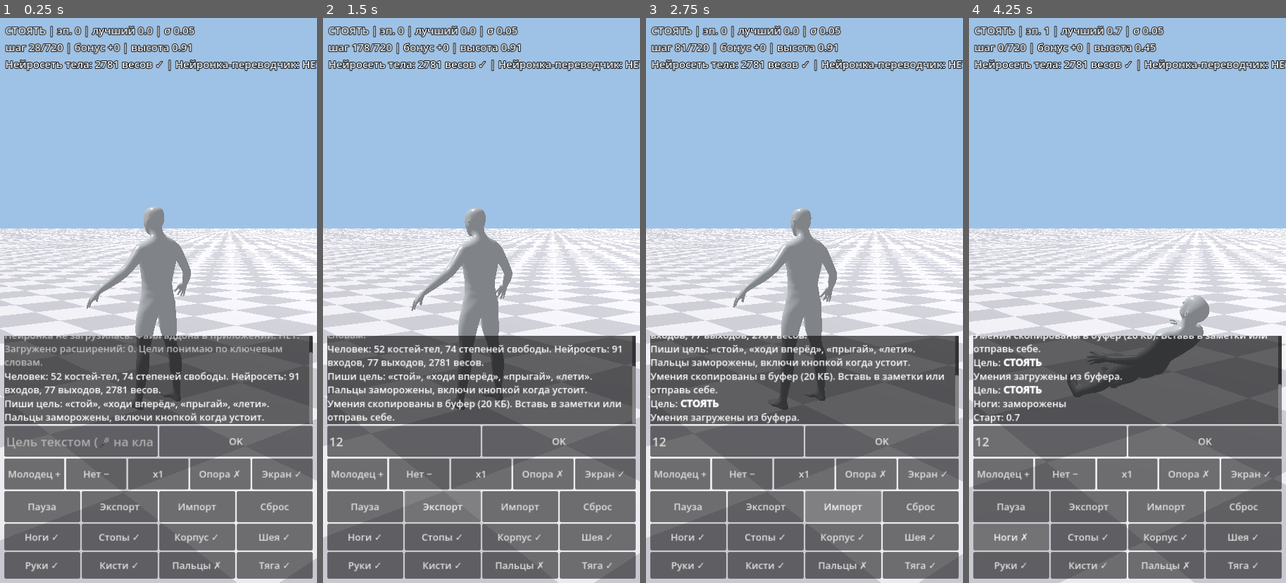
Above: before the commit, frames 1-4 (left to right).
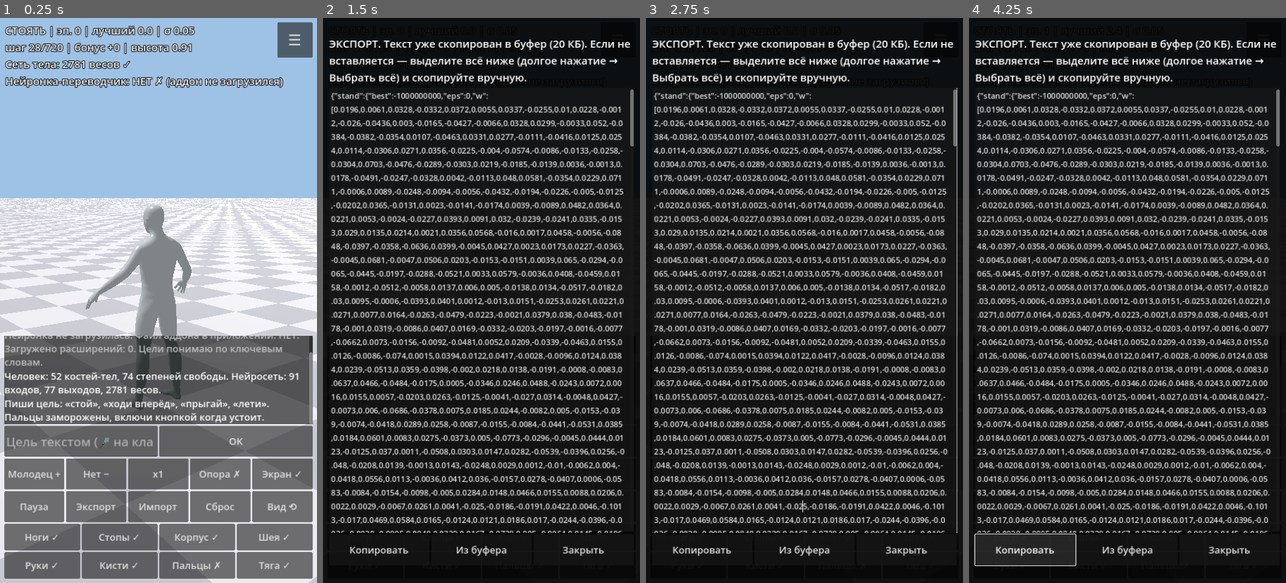
Above: after the commit, the same moments.

Repository: dmitriy2403iskan-star/Testung
Game: Godot game, scene res://sim.tscn
Two runs of this game, one before a commit and one after it. Both use one fixed random seed, a clock stepped at 60 frames per second and the inputs below.
Inputs (mouse positions are in pixels of both pictures, inside the frame that each line leads up to):
- Up to frame 1 (0.25 s): no input
- Up to frame 2 (1.5 s): click (405, 441) at 0.52 s; type "12" at 0.6 s; click "Экспорт" at 1.25 s
- Up to frame 3 (2.75 s): click "Импорт" at 2 s
- Up to frame 4 (4.25 s): click (1251, 503) at 2.75 s, where only the run after the commit has a clickable "Вид ⟲"; click (1026, 549) at 3.5 s, where only the run after the commit has a clickable "Копировать"

The runs differ from the first frame. In frame 1, 17% of the frame differs, in the area x 0-100%, y 0-100%; in frame 2, 97%; in frame 3, 97%; in frame 4, 97%.

Commit message:
Импорт/экспорт умений через окно с текстом; свободная камера
- Импорт: окно с текстом (вставка из буфера или вручную), терпит «умные» кавычки и мусор,
  понятные ошибки (обрезан текст, другая версия тела), слияние умений,
  автопереход на цель из импорта (раньше молча грузил только текущую цель)
- Экспорт: окно с текстом + копирование в буфер, можно скопировать вручную
- Камера: вращение пальцем вокруг человека, щипок = приближение, кнопка «Вид ⟲»,
  кнопка ☰ скрывает меню, на ПК - мышь и колесо
- HUD: статусы сети и нейронки на двух строках

Co-Authored-By: Claude Sonnet 5.5 <noreply@anthropic.com>
Claude-Session: https://claude.ai/code/session_01Aur1z4pZbLjkyUEA4YEwcp

Diff:
--- a/sim.gd
+++ b/sim.gd
@@ -18,7 +18,16 @@
 var sk: Skeleton3D
 var human: Node3D
 var cam: Camera3D
-var cam_off := Vector3(2.4, 1.5, -3.2)
+var cam_yaw := 143.0     # вращение вокруг человека (градусы)
+var cam_pitch := 12.0
+var cam_dist := 4.0
+var touches := {}
+var pinch_prev := 0.0
+var menu_box: VBoxContainer
+var panel_layer: CanvasLayer
+var panel_text: TextEdit
+var panel_title: Label
+var panel_apply_btn: Button
 var cam_sm := Vector3.ZERO
 var last_ms := 0
 var gain_sat := 0.15     # ошибка угла (рад), при которой момент достигает максимума
@@ -99,6 +108,7 @@
     n_out = n_dof + 3
     n_w = n_in * N_HID + N_HID + N_HID * n_out + n_out
     _build_ui()
+    _build_extra_ui()
     _load()
     _set_goal("stand")
     brain = get_node("/root/Brain")
@@ -123,8 +133,7 @@
     cam.far = 500.0
     cam.fov = 60.0
     add_child(cam)
-    cam.position = cam_off
-    cam.look_at(Vector3(0, 0.9, 0))
+    _cam_update()
     var sun := DirectionalLight3D.new()
     sun.rotation_degrees = Vector3(-55, 25, 0)
     add_child(sun)
@@ -660,9 +669,7 @@
     for v in w:
         arr.append(snappedf(v, 0.0001))
     skills[goal] = {"w": arr, "eps": eps, "best": best}
-    var f := FileAccess.open(SAVE, FileAccess.WRITE)
-    if f:
-        f.store_string(JSON.stringify(skills))
+    _save_file()
 
 func _load() -> void:
     if FileAccess.file_exists(SAVE):
@@ -670,21 +677,87 @@
         if j is Dictionary:
             skills = j
 
+func _save_file() -> void:
+    var f := FileAccess.open(SAVE, FileAccess.WRITE)
+    if f:
+        f.store_string(JSON.stringify(skills))
+
+# разбор текста с умениями: терпим мусор вокруг, «умные» кавычки, обрезанный текст
+func _parse_skills(raw: String) -> Dictionary:
+    var t := raw.strip_edges()
+    for q in ["\u201c", "\u201d", "\u201e", "\u201f", "\u00ab", "\u00bb"]:
+        t = t.replace(q, "\"")
+    var a := t.find("{")
+    var b := t.rfind("}")
+    if a < 0 or b <= a:
+        return {"ok": false, "msg": "В тексте нет данных (не вижу { … }). Скопируйте весь текст экспорта целиком."}
+    t = t.substr(a, b - a + 1)
+    var js := JSON.new()
+    if js.parse(t) != OK:
+        return {"ok": false, "msg": "Текст повреждён (строка %d: %s). Вероятно, скопирован не целиком." % [js.get_error_line(), js.get_error_message()]}
+    if not (js.data is Dictionary):
+        return {"ok": false, "msg": "Это не экспорт умений."}
+    var good := {}
+    var info: Array = []
+    for g in js.data:
+        var v = js.data[g]
+        if not GOALS.has(str(g)) or not (v is Dictionary) or not v.has("w"):
+            info.append("«%s» пропущено" % str(g))
+            continue
+        var n: int = (v["w"] as Array).size()
+        if n != n_w:
+            info.append("%s: %d весов, а нужно %d (другая версия тела)" % [GOALS[g], n, n_w])
+        else:
+            good[str(g)] = v
+            info.append("%s ✓ (%d эп.)" % [GOALS[g], int(v.get("eps", 0))])
+    return {"ok": not good.is_empty(), "msg": ", ".join(info), "skills": good}
+
+func _open_panel(mode: String) -> void:
+    _store()
+    if mode == "export":
+        var s := JSON.stringify(skills)
+        DisplayServer.clipboard_set(s)
+        panel_text.text = s
+        panel_title.text = "ЭКСПОРТ. Текст уже скопирован в буфер (%d КБ). Если не вставляется — выделите всё ниже (долгое нажатие → Выбрать всё) и скопируйте вручную." % (s.length() / 1024)
+        panel_apply_btn.visible = false
+    else:
+        panel_text.text = DisplayServer.clipboard_get()
+        panel_title.text = "ИМПОРТ. Вставьте текст умений (долгое нажатие → Вставить) и нажмите «Загрузить»."
+        panel_apply_btn.visible = true
+    panel_layer.visible = true
+
+func _panel_close() -> void:
+    panel_layer.visible = false
+
+func _panel_copy() -> void:
+    DisplayServer.clipboard_set(panel_text.text)
+    _log("Текст скопирован в буфер.")
+
+func _panel_paste() -> void:
+    panel_text.text = DisplayServer.clipboard_get()
+
+func _panel_apply() -> void:
+    var r := _parse_skills(panel_text.text)
+    if not r["ok"]:
+        panel_title.text = "НЕ ЗАГРУЖЕНО: " + str(r["msg"])
+        _log("[color=tomato]Импорт: %s[/color]" % r["msg"])
+        return
+    _store()
+    var got: Dictionary = r["skills"]
+    for g in got:
+        skills[g] = got[g]
+    _save_file()
+    w = PackedFloat32Array()
+    var target := goal if got.has(goal) else str(got.keys()[0])
+    _log("[color=lime]Импорт: %s[/color]" % r["msg"])
+    _set_goal(target)
+    panel_layer.visible = false
+
 func _export() -> void:
-    _store()
-    var s := JSON.stringify(skills)
-    DisplayServer.clipboard_set(s)
-    _log("Умения скопированы в буфер (%d КБ). Вставь в заметки или отправь себе." % (s.length() / 1024))
+    _open_panel("export")
 
 func _import() -> void:
-    var j = JSON.parse_string(DisplayServer.clipboard_get())
-    if j is Dictionary and not j.is_empty():
-        w = PackedFloat32Array()
-        skills = j
-        _set_goal(goal)
-        _log("Умения загружены из буфера.")
-    else:
-        _log("В буфере нет умений.")
+    _open_panel("import")
 
 func _reset_skill() -> void:
     skills.erase(goal)
@@ -721,6 +794,7 @@
     box.offset_top = -560
     box.offset_bottom = -10
     cl.add_child(box)
+    menu_box = box
     log_box = RichTextLabel.new()
     log_box.bbcode_enabled = true
     log_box.scroll_following = true
@@ -757,6 +831,7 @@
     r3.add_child(_btn("Экспорт", _export))
     r3.add_child(_btn("Импорт", _import))
     r3.add_child(_btn("Сброс", _reset_skill))
+    r3.add_child(_btn("Вид ⟲", _cam_reset))
     var rg: HBoxContainer
     var gi := 0
     for g in groups:
@@ -768,6 +843,56 @@
         rg.add_child(gb)
         gi += 1
 
+func _build_extra_ui() -> void:
+    var cl2 := CanvasLayer.new()
+    cl2.layer = 5
+    cl2.process_mode = Node.PROCESS_MODE_ALWAYS
+    add_child(cl2)
+    var mb := Button.new()
+    mb.text = "☰"
+    mb.add_theme_font_size_override("font_size", 34)
+    mb.anchor_left = 1.0
+    mb.anchor_right = 1.0
+    mb.offset_left = -90
+    mb.offset_right = -10
+    mb.offset_top = 10
+    mb.offset_bottom = 90
+    mb.pressed.connect(func(): menu_box.visible = not menu_box.visible)
+    cl2.add_child(mb)
+    # окно экспорта / импорта
+    panel_layer = CanvasLayer.new()
+    panel_layer.layer = 10
+    panel_layer.process_mode = Node.PROCESS_MODE_ALWAYS
+    panel_layer.visible = false
+    add_child(panel_layer)
+    var bg := ColorRect.new()
+    bg.color = Color(0, 0, 0, 0.92)
+    bg.set_anchors_preset(Control.PRESET_FULL_RECT)
+    panel_layer.add_child(bg)
+    var v := VBoxContainer.new()
+    v.set_anchors_preset(Control.PRESET_FULL_RECT)
+    v.offset_left = 14
+    v.offset_right = -14
+    v.offset_top = 40
+    v.offset_bottom = -40
+    panel_layer.add_child(v)
+    panel_title = Label.new()
+    panel_title.autowrap_mode = TextServer.AUTOWRAP_WORD_SMART
+    panel_title.add_theme_font_size_override("font_size", 24)
+    v.add_child(panel_title)
+    panel_text = TextEdit.new()
+    panel_text.size_flags_vertical = Control.SIZE_EXPAND_FILL
+    panel_text.wrap_mode = TextEdit.LINE_WRAPPING_BOUNDARY
+    panel_text.add_theme_font_size_override("font_size", 18)
+    v.add_child(panel_text)
+    var hb := HBoxContainer.new()
+    v.add_child(hb)
+    hb.add_child(_btn("Копировать", _panel_copy))
+    hb.add_child(_btn("Из буфера", _panel_paste))
+    panel_apply_btn = _btn("Загрузить", _panel_apply)
+    hb.add_child(panel_apply_btn)
+    hb.add_child(_btn("Закрыть", _panel_close))
+
 func _gtext(g: String) -> String:
     return ("%s ✓" if groups[g] else "%s ✗") % GROUP_NAMES[g]
 
@@ -810,6 +935,55 @@
 
 func _pause() -> void:
     get_tree().paused = not get_tree().paused
+
+# ---------- камера: вращение пальцем / мышью, щипок или колесо - приближение ----------
+func _cam_update() -> void:
+    var yaw := deg_to_rad(cam_yaw)
+    var pit := deg_to_rad(cam_pitch)
+    var tgt := cam_sm + Vector3(0, 0.9, 0)
+    cam.position = tgt + Vector3(sin(yaw) * cos(pit), sin(pit), cos(yaw) * cos(pit)) * cam_dist
+    cam.look_at(tgt)
+
+func _cam_reset() -> void:
+    cam_yaw = 143.0
+    cam_pitch = 12.0
+    cam_dist = 4.0
+
+func _cam_free_area(p: Vector2) -> bool:
+    if panel_layer.visible:
+        return false
+    return (not menu_box.visible) or p.y < get_viewport().get_visible_rect().size.y - 560.0
+
+func _unhandled_input(e: InputEvent) -> void:
+    if e is InputEventScreenTouch:
+        if e.pressed:
+            if _cam_free_area(e.position):
+                touches[e.index] = e.position
+        else:
+            touches.erase(e.index)
+            pinch_prev = 0.0
+    elif e is InputEventScreenDrag:
+        if not touches.has(e.index):
+            return
+        touches[e.index] = e.position
+        if touches.size() >= 2:
+            var ks := touches.keys()
+            var d: float = (touches[ks[0]] - touches[ks[1]]).length()
+            if pinch_prev > 0.0:
+                cam_dist = clampf(cam_dist * pinch_prev / maxf(d, 1.0), 1.2, 15.0)
+            pinch_prev = d
+        else:
+            cam_yaw -= e.relative.x * 0.35
+            cam_pitch = clampf(cam_pitch + e.relative.y * 0.25, 2.0, 85.0)
+    elif e is InputEventMouseMotion and not DisplayServer.is_touchscreen_available():
+        if e.button_mask & MOUSE_BUTTON_MASK_LEFT and _cam_free_area(e.position):
+            cam_yaw -= e.relative.x * 0.35
+            cam_pitch = clampf(cam_pitch + e.relative.y * 0.25, 2.0, 85.0)
+    elif e is InputEventMouseButton and e.pressed:
+        if e.button_index == MOUSE_BUTTON_WHEEL_UP:
+            cam_dist = clampf(cam_dist * 0.9, 1.2, 15.0)
+        elif e.button_index == MOUSE_BUTTON_WHEEL_DOWN:
+            cam_dist = clampf(cam_dist * 1.1, 1.2, 15.0)
 
 # ---------- кадр: кости скелета повторяют физические тела ----------
 func _process(_d: float) -> void:
@@ -821,9 +995,9 @@
     if tp.is_finite():
         var tgt := Vector3(tp.x, 0.0, tp.z)
         cam_sm = cam_sm.lerp(tgt, 1.0 - exp(-rd * 3.0))
-        cam.position = cam_sm + cam_off
+    _cam_update()
     var inv := sk.global_transform.affine_inverse()
     for k in bodies.size():
         var bw: Transform3D = (bodies[k] as RigidBody3D).global_transform * (b_offset[k] as Transform3D)
         sk.set_bone_global_pose_override(b_bone[k], inv * bw, 1.0, true)
-    hud.text = "%s | эп. %d | лучший %.1f | σ %.2f\nшаг %d/%d | бонус %+.0f | высота %.2f\nНейросеть тела: %d весов ✓ | Нейронка-переводчик: %s" % [GOALS[goal], eps, best if best > -1e8 else 0.0, sigma, maxi(step, 0), ep_steps, bonus, tp.y, n_w, brain.mode_text()]
+    hud.text = "%s | эп. %d | лучший %.1f | σ %.2f\nшаг %d/%d | бонус %+.0f | высота %.2f\nСеть тела: %d весов ✓\nНейронка-переводчик: %s" % [GOALS[goal], eps, best if best > -1e8 else 0.0, sigma, maxi(step, 0), ep_steps, bonus, tp.y, n_w, brain.mode_text()]
